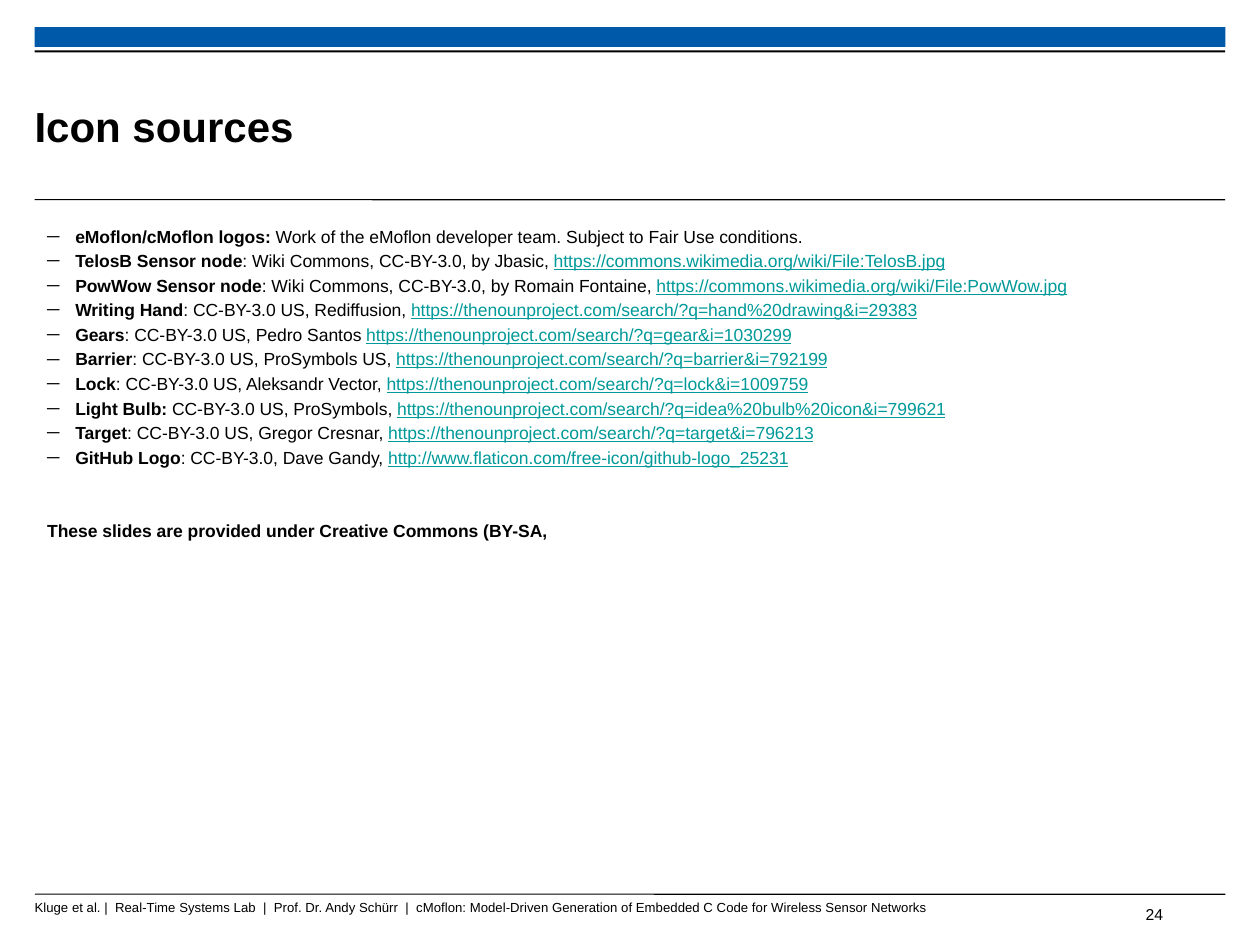
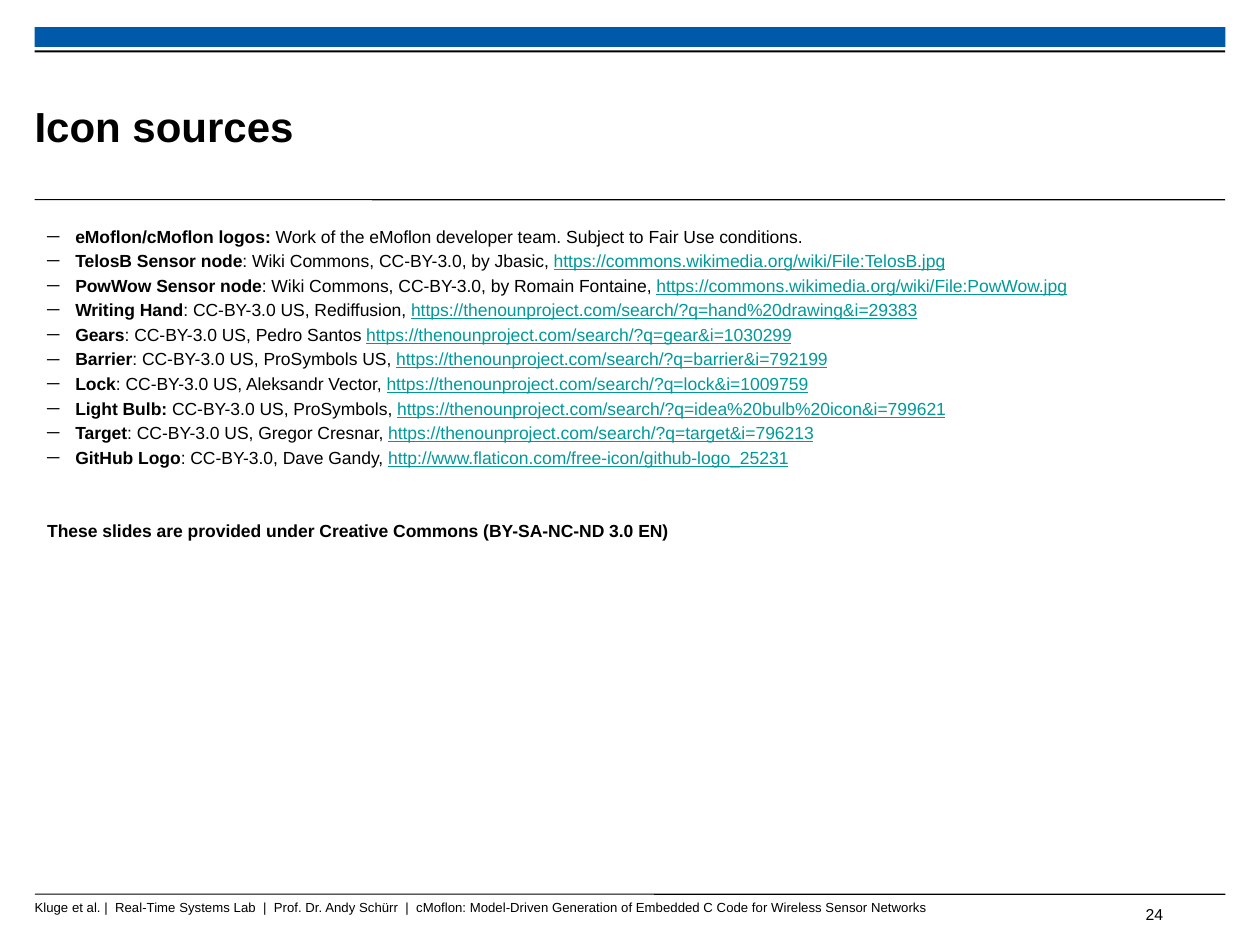
Before and after one commit to eMoflon/cmoflon, a slide deck: slide 24 of ECMFA2017/cMoflonTalk_RolandKluge_2017-07-19.pptx. Drawn at 1260x945 pixels with LibreOffice and Linux fonts; fonts in the diff are those of the drawing; background and template pictures are left out. Boxes give left, top, right and bottom in pixels: in the first picture for what was removed or moved away, otherwise in the second. Text is boxed around its words. In the diff, an @@ line names an element or a change of style, - is before the commit and + after.

```diff
--- a/ECMFA2017/cMoflonTalk_RolandKluge_2017-07-19.pptx
+++ b/ECMFA2017/cMoflonTalk_RolandKluge_2017-07-19.pptx
@@ text at box(47, 524, 668, 541): text changed @@
-These slides are provided under Creative Commons (BY-SA,
+These slides are provided under Creative Commons (BY-SA-NC-ND 3.0 EN)
```
Also in this commit, not shown: 2 other files.
